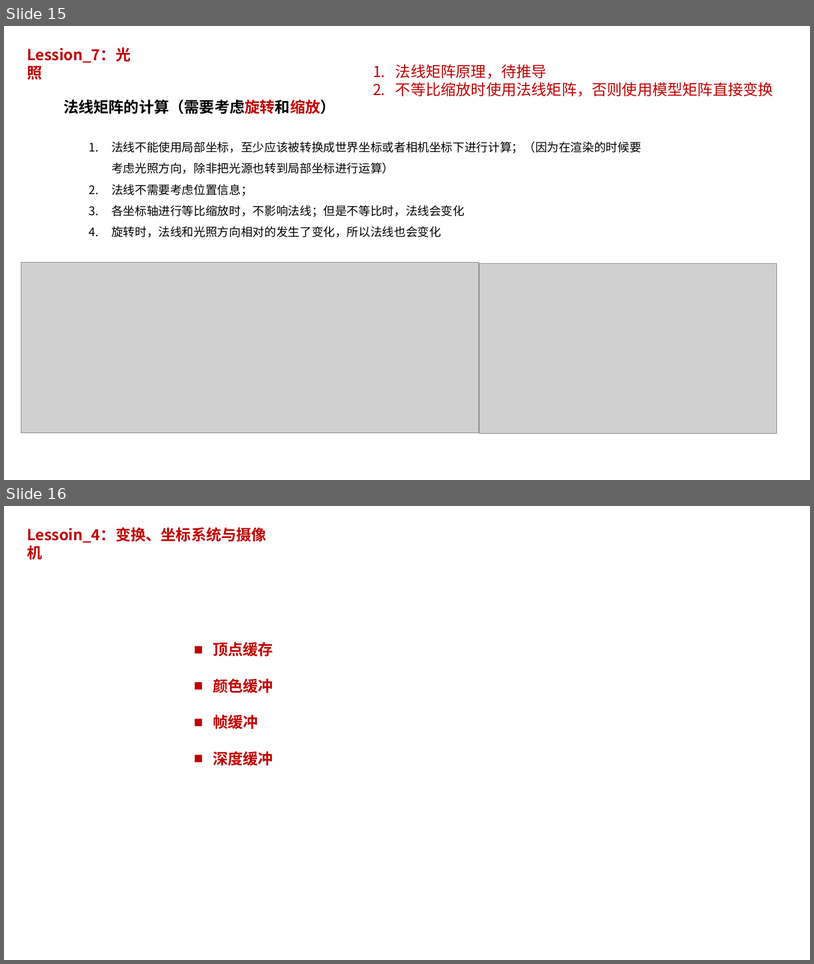
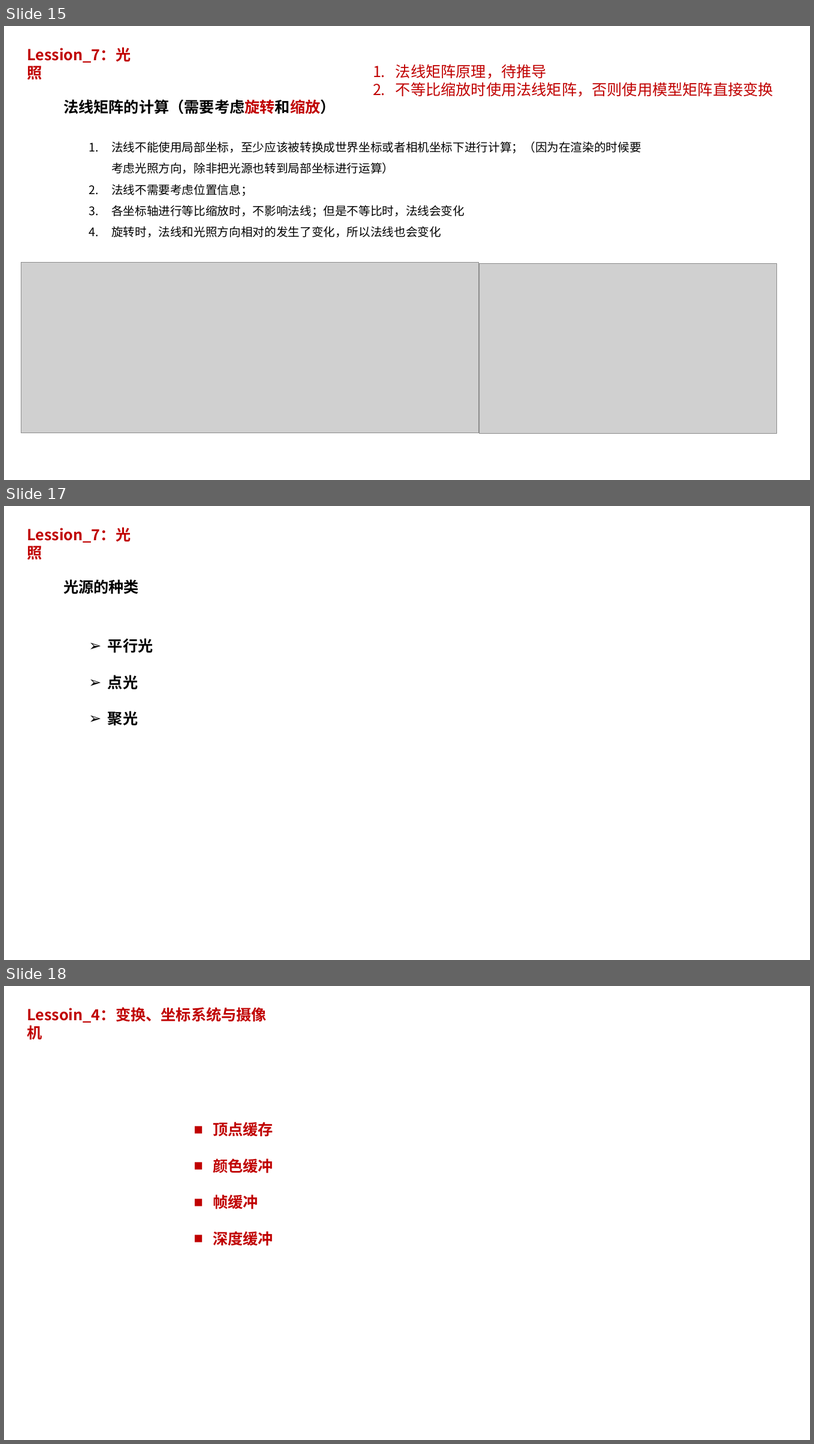
Before and after one commit to pczpcz/OpenglLearning, a slide deck: note/note.pptx. Shown one above the other, each under a label of ours: slides 15 and 16 before the commit, slides 15, 17 and 18 after it; the slides between them are not shown. The pictures are 814x964 and 814x1444 pixels, drawn with LibreOffice and Linux fonts; fonts in the diff are those of the drawing; grey boxes stand for pictures. Boxes give left, top, right and bottom in pixels: in the first picture for what was removed or moved away, otherwise in the second. Text is boxed around its words. In the diff, an @@ line names an element or a change of style, - is before the commit and + after.

Commit message:
lession_7: 光照笔记

```diff
--- a/note/note.pptx
+++ b/note/note.pptx
@@ slide 17 added at box(4, 506, 810, 960), background #FFFFFF @@
@@ text added at box(27, 527, 131, 562), 18 pt, text #C00000, bold @@
+Lession_7：光照
@@ text added at box(63, 579, 139, 594), 18 pt, text #000000, bold @@
+光源的种类
@@ text added at box(108, 638, 153, 726), 18 pt, text #000000, bold @@
+➢ 平行光
+➢ 点光
+➢ 聚光
@@ what was slide 16 is now slide 18 @@
```
Also in this commit, not shown: 1 slide changed, 2 other slides added.
